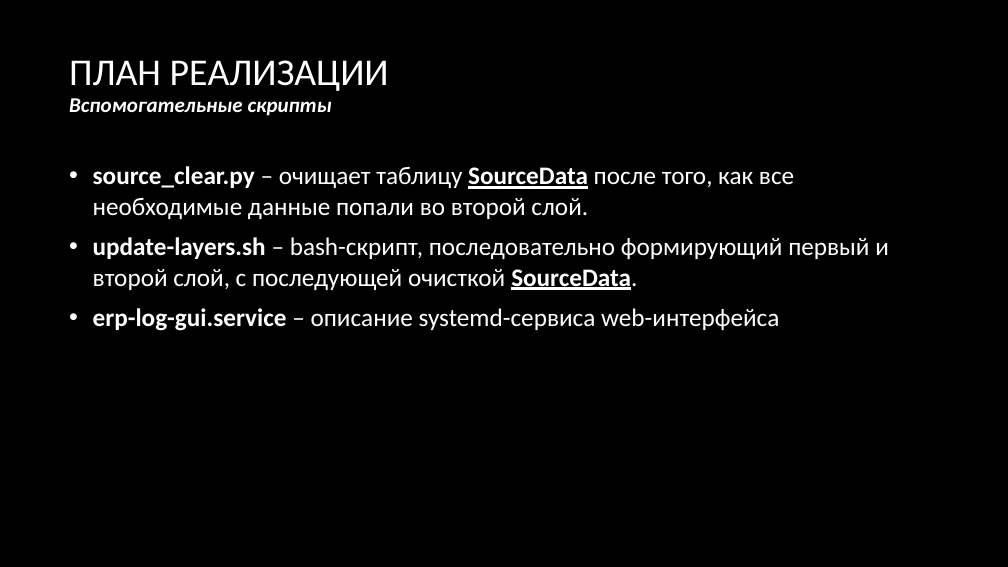
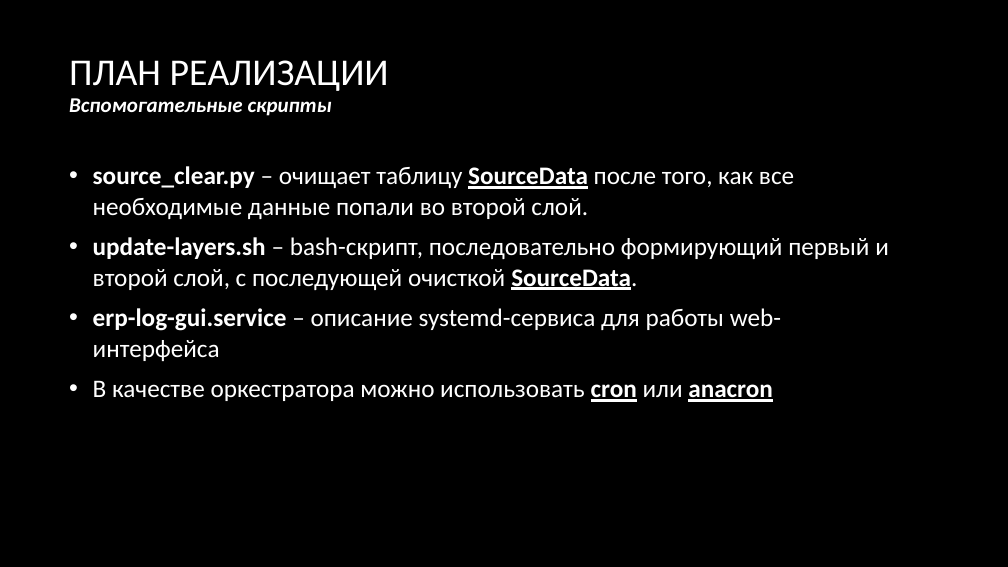
Before and after one commit to cloud65/erplog, a slide deck: slide 10 of doc/Презентация.pptx. Drawn at 1008x567 pixels with LibreOffice and Linux fonts; fonts in the diff are those of the drawing; background and template pictures are left out. Boxes give left, top, right and bottom in pixels: in the first picture for what was removed or moved away, otherwise in the second. Text is boxed around its words. In the diff, an @@ line names an element or a change of style, - is before the commit and + after.

Commit message:
19.12.2022 20:26

```diff
--- a/doc/Презентация.pptx
+++ b/doc/Презентация.pptx
@@ text at [93,308,781,402]: text changed @@
-• erp-log-gui.service – описание systemd-сервиса web-интерфейса
+• erp-log-gui.service – описание systemd-сервиса для работы web-интерфейса
+• В качестве оркестратора можно использовать cron или anacron
```
